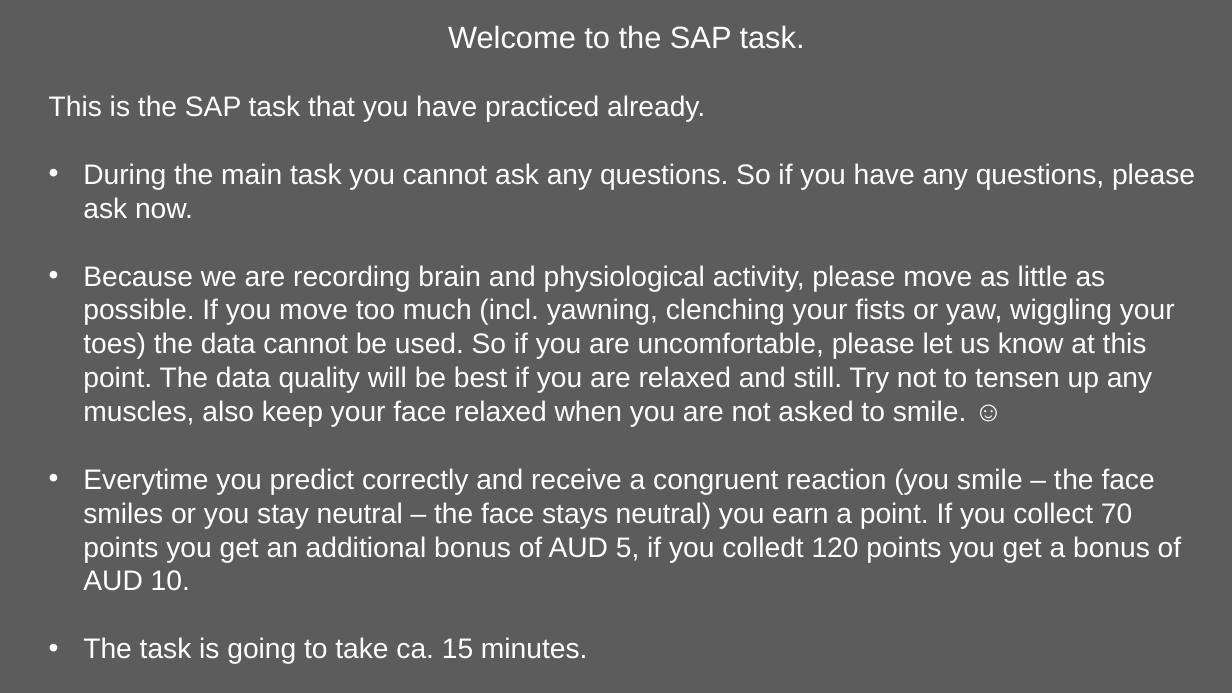
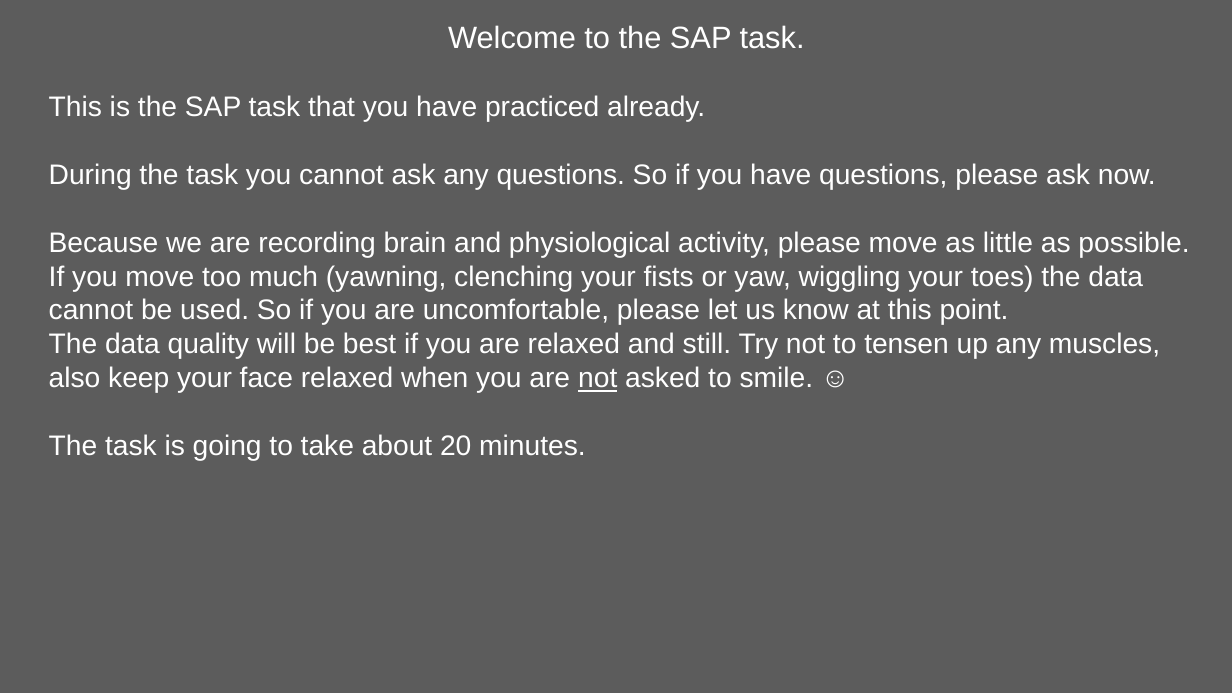
Before and after one commit to kwellstein/social_affective_prediction_task, a slide deck: slide 25 of task/stimuli/originals_SAP_Task.pptx (slide 21 before the commit). Drawn at 1232x693 pixels with LibreOffice and Linux fonts; fonts in the diff are those of the drawing. Boxes give left, top, right and bottom in pixels: in the first picture for what was removed or moved away, otherwise in the second. Text is boxed around its words. In the diff, an @@ line names an element or a change of style, - is before the commit and + after.

```diff
--- a/task/stimuli/originals_SAP_Task.pptx
+++ b/task/stimuli/originals_SAP_Task.pptx
@@ text at <box>49,163,1189,461</box>: text changed @@
-• During the main task you cannot ask any questions. So if you have any questions, please ask now.
-• Because we are recording brain and physiological activity, please move as little as possible. If you move too much (incl. yawning, clenching your fists or yaw, wiggling your toes) the data cannot be used. So if you are uncomfortable, please let us know at this point. The data quality will be best if you are relaxed and still. Try not to tensen up any muscles, also keep your face relaxed when you are not asked to smile. ☺
-• Everytime you predict correctly and receive a congruent reaction (you smile – the face smiles or you stay neutral – the face stays neutral) you earn a point. If you collect 70 points you get an additional bonus of AUD 5, if you colledt 120 points you get a bonus of AUD 10.
-• The task is going to take ca. 15 minutes.
+During the task you cannot ask any questions. So if you have questions, please ask now.
+Because we are recording brain and physiological activity, please move as little as possible. If you move too much (yawning, clenching your fists or yaw, wiggling your toes) the data cannot be used. So if you are uncomfortable, please let us know at this point.
+The data quality will be best if you are relaxed and still. Try not to tensen up any muscles, also keep your face relaxed when you are not asked to smile. ☺
+The task is going to take about 20 minutes.
```
Also in this commit, not shown: 4 other slides changed, 16 slides added, 31 slides removed, 50 other files.
